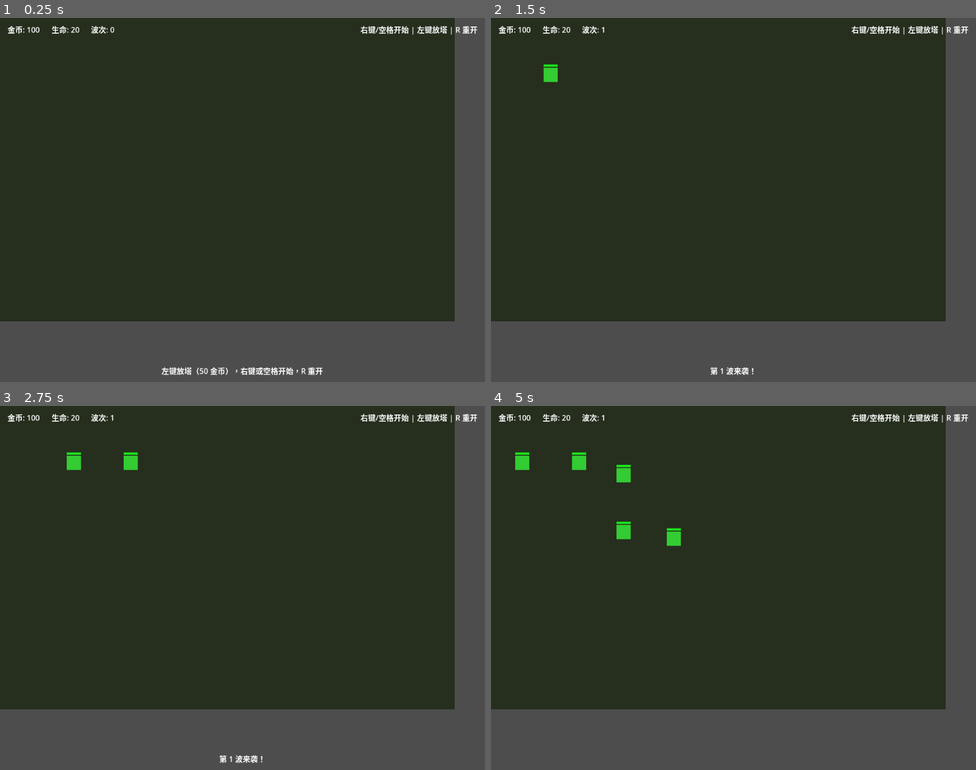
Above: before the commit, frames 1-4 (two rows, left to right).
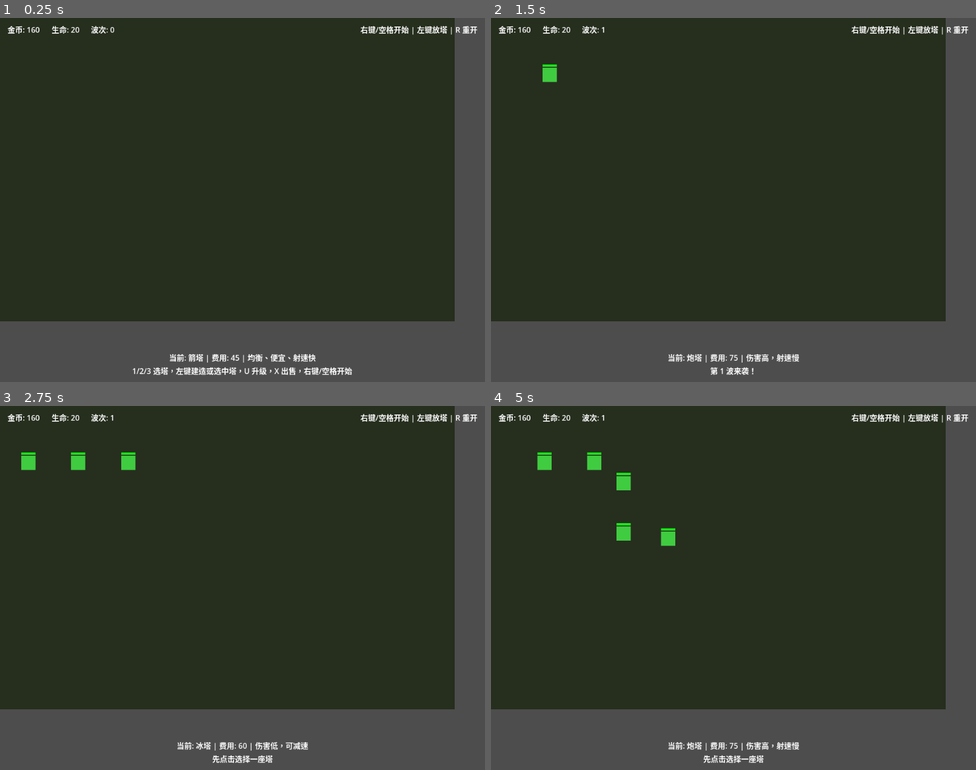
Above: after the commit, the same moments.

Repository: liang04/TowerDefense
Game: Godot game, scene res://scenes/main.tscn
Same seed, same stepped clock (60 frames per second), same inputs: the game is played once before the commit and once after it.
Inputs (mouse positions are in pixels of both pictures, inside the frame that each line leads up to):
- Up to frame 1 (0.25 s): no input
- Up to frame 2 (1.5 s): tap Enter at 0.5 s; move the mouse to (840, 181) at 0.52 s; tap 1 at 0.6 s; click (840, 181) at 0.67 s; tap Space at 0.77 s; tap 2 at 0.8, 1.35 s; move the mouse to (636, 218) at 1.27 s; click (636, 218) at 1.42 s
- Up to frame 3 (2.75 s): tap Space at 1.52 s; tap 3 at 1.55, 2.1 s; move the mouse to (291, 507) at 2.02 s; click (291, 507) at 2.17 s; tap U at 2.3 s
- Up to frame 4 (5 s): move the mouse to (709, 660) at 2.77 s; tap U at 2.85 s; click (709, 660) at 2.92 s; tap Space at 3.02, 3.77, 4.52 s; tap X at 3.05, 3.6 s; move the mouse to (879, 642) at 3.52 s; click (879, 642) at 3.67 s; tap 1 at 3.8, 4.35 s; move the mouse to (588, 533) at 4.27 s; click (588, 533) at 4.42 s; tap 2 at 4.55 s

The runs differ from the first frame. In frame 1, 1.0% of the frame differs, in the area x 6-73%, y 2-99%; in frame 2, 0.4%; in frame 3, 0.8%; in frame 4, 1.4%, in the area x 5-64%, y 2-99%.

Commit message:
Add first playable tower defense systems

Diff:
--- a/scenes/main.tscn
+++ b/scenes/main.tscn
@@ -47,7 +47,7 @@
 
 [node name="GoldLabel" type="Label" parent="HUD/MarginContainer/VBoxContainer/TopBar"]
 layout_mode = 2
-text = "金币: 100"
+text = "金币: 160"
 
 [node name="LivesLabel" type="Label" parent="HUD/MarginContainer/VBoxContainer/TopBar"]
 layout_mode = 2
@@ -69,6 +69,11 @@
 layout_mode = 2
 size_flags_vertical = 3
 
+[node name="InfoLabel" type="Label" parent="HUD/MarginContainer/VBoxContainer"]
+layout_mode = 2
+horizontal_alignment = 1
+text = "当前: 箭塔 | 费用: 45 | 均衡、便宜、射速快"
+
 [node name="MessageLabel" type="Label" parent="HUD/MarginContainer/VBoxContainer"]
 layout_mode = 2
 horizontal_alignment = 1
--- a/scripts/enemy.gd
+++ b/scripts/enemy.gd
@@ -5,12 +5,16 @@
 ## ---- 属性 ----
 var max_hp: int = 30
 var hp: int = 30
+var enemy_type: String = "grunt"
 var speed: float = 120.0     # 像素/秒
 var reward: int = 10         # 击杀金币奖励
+var body_color: Color = Color(0.2, 0.8, 0.2)
 
 ## ---- 内部状态 ----
 var _waypoints: PackedVector2Array = []
 var _current_wp_index: int = 0
+var _slow_timer: float = 0.0
+var _slow_multiplier: float = 1.0
 
 ## ---- 生命周期 ----
 func _ready() -> void:
@@ -24,9 +28,13 @@
 	if _current_wp_index >= _waypoints.size():
 		return
 
+	_slow_timer = maxf(_slow_timer - delta, 0.0)
+	if _slow_timer <= 0.0:
+		_slow_multiplier = 1.0
+
 	var target := _waypoints[_current_wp_index]
 	var direction := (target - global_position).normalized()
-	var move_distance := speed * delta
+	var move_distance := speed * _slow_multiplier * delta
 	var distance_to_target := global_position.distance_to(target)
 
 	if move_distance >= distance_to_target:
@@ -47,6 +55,23 @@
 	hp -= damage
 	if hp <= 0:
 		_on_killed()
+
+func apply_slow(multiplier: float, duration: float) -> void:
+	if duration <= 0.0:
+		return
+	_slow_multiplier = minf(_slow_multiplier, clampf(multiplier, 0.2, 1.0))
+	_slow_timer = maxf(_slow_timer, duration)
+	queue_redraw()
+
+func setup(data: Dictionary) -> void:
+	enemy_type = String(data.get("type", "grunt"))
+	max_hp = int(data.get("hp", max_hp))
+	hp = max_hp
+	speed = float(data.get("speed", speed))
+	reward = int(data.get("reward", reward))
+	var color_value = data.get("color", body_color)
+	if color_value is Color:
+		body_color = color_value
 
 func get_path_progress() -> float:
 	if _waypoints.is_empty():
@@ -84,13 +109,15 @@
 	var color: Color
 
 	if hp > max_hp * 0.6:
-		color = Color(0.2, 0.8, 0.2)   # 绿：健康
+		color = body_color
 	elif hp > max_hp * 0.3:
 		color = Color(0.9, 0.8, 0.1)   # 黄：中等
 	else:
 		color = Color(0.9, 0.2, 0.2)   # 红：危险
 
 	draw_rect(rect, color)
+	if _slow_timer > 0.0:
+		draw_rect(Rect2(-18, -18, 36, 36), Color(0.4, 0.85, 1.0, 0.35), false, 2.0)
 
 	# 血量条背景
 	var bar_bg := Rect2(-15, -22, 30, 5)
--- a/scripts/game_manager.gd
+++ b/scripts/game_manager.gd
@@ -8,6 +8,7 @@
 signal game_over
 signal wave_started(wave_num: int)
 signal wave_completed(wave_num: int)
+signal tower_selection_changed(tower_type: String)
 
 ## ---- 常量 ----
 const CELL_SIZE := 80       # 网格单元像素大小
@@ -15,17 +16,54 @@
 const GRID_ROWS := 8        # 地图行数（高）
 
 ## ---- 初始值 ----
-const STARTING_GOLD := 100
+const STARTING_GOLD := 160
 const STARTING_LIVES := 20
-const TOWER_COST := 50
+
+var tower_configs: Dictionary = {
+	"arrow": {
+		"name": "箭塔",
+		"cost": 45,
+		"damage": 9,
+		"range": 170.0,
+		"cooldown": 0.65,
+		"slow_multiplier": 1.0,
+		"slow_duration": 0.0,
+		"color": Color(0.2, 0.45, 0.95),
+		"description": "均衡、便宜、射速快",
+	},
+	"cannon": {
+		"name": "炮塔",
+		"cost": 75,
+		"damage": 24,
+		"range": 145.0,
+		"cooldown": 1.25,
+		"slow_multiplier": 1.0,
+		"slow_duration": 0.0,
+		"color": Color(0.9, 0.35, 0.18),
+		"description": "伤害高，射速慢",
+	},
+	"frost": {
+		"name": "冰塔",
+		"cost": 60,
+		"damage": 5,
+		"range": 155.0,
+		"cooldown": 0.9,
+		"slow_multiplier": 0.55,
+		"slow_duration": 1.4,
+		"color": Color(0.25, 0.75, 0.95),
+		"description": "伤害低，可减速",
+	},
+}
 
 ## ---- 状态 ----
 var gold: int = STARTING_GOLD
 var lives: int = STARTING_LIVES
 var is_game_over: bool = false
+var selected_tower_type: String = "arrow"
 
 ## 网格占用表：key = Vector2i(列, 行), value = true 表示已占用
 var occupied_cells: Dictionary = {}
+var towers_by_cell: Dictionary = {}
 
 ## 路径格子集合（不可放塔）
 var path_cells: Dictionary = {}
@@ -69,8 +107,9 @@
 ## ---- 公共方法 ----
 
 ## 尝试在指定网格位置放塔，成功返回 true
-func try_place_tower(grid_col: int, grid_row: int, cost: int) -> bool:
-	var cell := Vector2i(grid_col, grid_row)
+func try_place_tower(grid_col: int, grid_row: int, tower_type: String) -> bool:
+	var cell := Vector2i(grid_col, grid_row)
+	var cost := get_tower_cost(tower_type)
 
 	if is_game_over:
 		return false
@@ -85,6 +124,22 @@
 	occupied_cells[cell] = true
 	gold_changed.emit(gold)
 	return true
+
+func register_tower(grid_col: int, grid_row: int, tower: Node) -> void:
+	var cell := Vector2i(grid_col, grid_row)
+	towers_by_cell[cell] = tower
+
+func remove_tower(grid_col: int, grid_row: int) -> void:
+	var cell := Vector2i(grid_col, grid_row)
+	occupied_cells.erase(cell)
+	towers_by_cell.erase(cell)
+
+func get_tower_at(grid_col: int, grid_row: int) -> Node:
+	var cell := Vector2i(grid_col, grid_row)
+	var tower = towers_by_cell.get(cell, null)
+	if tower is Node:
+		return tower
+	return null
 
 ## 检查某格子是否可放塔
 func can_place_tower(grid_col: int, grid_row: int) -> bool:
@@ -92,6 +147,30 @@
 	return cell not in occupied_cells and cell not in path_cells \
 		and grid_col >= 0 and grid_col < GRID_COLS \
 		and grid_row >= 0 and grid_row < GRID_ROWS
+
+func can_afford(amount: int) -> bool:
+	return gold >= amount
+
+func spend_gold(amount: int) -> bool:
+	if gold < amount:
+		return false
+	gold -= amount
+	gold_changed.emit(gold)
+	return true
+
+func get_tower_config(tower_type: String) -> Dictionary:
+	if tower_type in tower_configs:
+		return tower_configs[tower_type]
+	return tower_configs["arrow"]
+
+func get_tower_cost(tower_type: String) -> int:
+	return int(get_tower_config(tower_type)["cost"])
+
+func set_selected_tower_type(tower_type: String) -> void:
+	if not (tower_type in tower_configs):
+		return
+	selected_tower_type = tower_type
+	tower_selection_changed.emit(selected_tower_type)
 
 ## 网格坐标转像素坐标（格子中心）
 func grid_to_pixel(grid_col: int, grid_row: int) -> Vector2:
@@ -131,6 +210,9 @@
 	lives = STARTING_LIVES
 	is_game_over = false
 	occupied_cells.clear()
+	towers_by_cell.clear()
+	selected_tower_type = "arrow"
 	_init_path()
 	gold_changed.emit(gold)
 	lives_changed.emit(lives)
+	tower_selection_changed.emit(selected_tower_type)
--- a/scripts/hud.gd
+++ b/scripts/hud.gd
@@ -12,6 +12,7 @@
 @onready var gold_label: Label = $MarginContainer/VBoxContainer/TopBar/GoldLabel
 @onready var lives_label: Label = $MarginContainer/VBoxContainer/TopBar/LivesLabel
 @onready var wave_label: Label = $MarginContainer/VBoxContainer/TopBar/WaveLabel
+@onready var info_label: Label = $MarginContainer/VBoxContainer/InfoLabel
 @onready var message_label: Label = $MarginContainer/VBoxContainer/MessageLabel
 
 ## ---- 生命周期 ----
@@ -22,6 +23,7 @@
 	GameManager.wave_started.connect(_on_wave_started)
 	GameManager.wave_completed.connect(_on_wave_completed)
 	GameManager.game_over.connect(_on_game_over)
+	GameManager.tower_selection_changed.connect(_on_tower_selection_changed)
 
 	# 初始化显示
 	_update_all()
@@ -32,7 +34,8 @@
 	gold_label.text = "金币: %d" % GameManager.gold
 	lives_label.text = "生命: %d" % GameManager.lives
 	wave_label.text = "波次: 0"
-	message_label.text = "左键放塔（%d 金币），右键或空格开始，R 重开" % GameManager.TOWER_COST
+	_update_selected_tower_text()
+	message_label.text = "1/2/3 选塔，左键建造或选中塔，U 升级，X 出售，右键/空格开始"
 
 func _on_gold_changed(new_gold: int) -> void:
 	gold_label.text = "金币: %d" % new_gold
@@ -50,11 +53,42 @@
 func _on_game_over() -> void:
 	show_message("游戏结束！按 R 重开", true)
 
+func _on_tower_selection_changed(_tower_type: String) -> void:
+	_update_selected_tower_text()
+
+func _update_selected_tower_text() -> void:
+	var config := GameManager.get_tower_config(GameManager.selected_tower_type)
+	info_label.text = "当前: %s | 费用: %d | %s" % [
+		String(config["name"]),
+		GameManager.get_tower_cost(GameManager.selected_tower_type),
+		String(config["description"]),
+	]
+
+func show_tower_details(tower: Node) -> void:
+	if not tower or not is_instance_valid(tower):
+		_update_selected_tower_text()
+		return
+
+	var upgrade_text := "满级"
+	if tower.call("can_upgrade"):
+		upgrade_text = "升级: %d 金币" % int(tower.call("get_upgrade_cost"))
+
+	info_label.text = "选中: %s | %s | 出售: %d 金币" % [
+		String(tower.call("get_display_name")),
+		upgrade_text,
+		int(tower.call("get_sell_value")),
+	]
+
 func show_message(text: String, persistent: bool = false) -> void:
 	message_label.text = text
 	if persistent:
 		return
 
-	await get_tree().create_timer(MESSAGE_TIME).timeout
+	if not is_inside_tree():
+		return
+	var tree := get_tree()
+	await tree.create_timer(MESSAGE_TIME).timeout
+	if not is_inside_tree():
+		return
 	if message_label.text == text:
 		message_label.text = ""
--- a/scripts/main.gd
+++ b/scripts/main.gd
@@ -13,6 +13,8 @@
 ## ---- 状态 ----
 var _hover_cell: Vector2i = Vector2i(-1, -1)  # 鼠标悬停的格子
 var _game_started: bool = false
+var _selected_tower: Node = null
+var _selected_cell: Vector2i = Vector2i(-1, -1)
 
 ## ---- 生命周期 ----
 func _ready() -> void:
@@ -39,6 +41,16 @@
 	if event is InputEventKey and event.pressed and not event.echo:
 		if event.keycode == KEY_SPACE:
 			_start_game()
+		elif event.keycode == KEY_1:
+			_select_tower_type("arrow")
+		elif event.keycode == KEY_2:
+			_select_tower_type("cannon")
+		elif event.keycode == KEY_3:
+			_select_tower_type("frost")
+		elif event.keycode == KEY_U:
+			_upgrade_selected_tower()
+		elif event.keycode == KEY_X:
+			_sell_selected_tower()
 		elif event.keycode == KEY_R and GameManager.is_game_over:
 			_restart_game()
 
@@ -48,11 +60,64 @@
 	var col := _hover_cell.x
 	var row := _hover_cell.y
 
-	if GameManager.try_place_tower(col, row, GameManager.TOWER_COST):
+	var existing_tower := GameManager.get_tower_at(col, row)
+	if existing_tower:
+		_select_existing_tower(existing_tower, Vector2i(col, row))
+		return
+
+	if GameManager.try_place_tower(col, row, GameManager.selected_tower_type):
 		var tower: Node2D = _tower_scene.instantiate()
+		tower.call("setup", GameManager.selected_tower_type, Vector2i(col, row))
 		tower.global_position = GameManager.grid_to_pixel(col, row)
 		towers_container.add_child(tower)
+		GameManager.register_tower(col, row, tower)
+		_select_existing_tower(tower, Vector2i(col, row))
 		queue_redraw()
+
+func _select_tower_type(tower_type: String) -> void:
+	GameManager.set_selected_tower_type(tower_type)
+	_selected_tower = null
+	_selected_cell = Vector2i(-1, -1)
+	hud.call("show_tower_details", null)
+	queue_redraw()
+
+func _select_existing_tower(tower: Node, cell: Vector2i) -> void:
+	_selected_tower = tower
+	_selected_cell = cell
+	hud.call("show_tower_details", tower)
+	queue_redraw()
+
+func _upgrade_selected_tower() -> void:
+	if not _selected_tower or not is_instance_valid(_selected_tower):
+		hud.call("show_message", "先点击选择一座塔")
+		return
+	if not _selected_tower.call("can_upgrade"):
+		hud.call("show_message", "这座塔已经满级")
+		return
+
+	var cost := int(_selected_tower.call("get_upgrade_cost"))
+	if not GameManager.spend_gold(cost):
+		hud.call("show_message", "金币不足，升级需要 %d" % cost)
+		return
+
+	_selected_tower.call("upgrade")
+	hud.call("show_tower_details", _selected_tower)
+	queue_redraw()
+
+func _sell_selected_tower() -> void:
+	if not _selected_tower or not is_instance_valid(_selected_tower):
+		hud.call("show_message", "先点击选择一座塔")
+		return
+
+	var refund := int(_selected_tower.call("get_sell_value"))
+	GameManager.add_gold(refund)
+	GameManager.remove_tower(_selected_cell.x, _selected_cell.y)
+	_selected_tower.queue_free()
+	_selected_tower = null
+	_selected_cell = Vector2i(-1, -1)
+	hud.call("show_tower_details", null)
+	hud.call("show_message", "出售成功，返还 %d 金币" % refund)
+	queue_redraw()
 
 func _start_game() -> void:
 	if _game_started or GameManager.is_game_over:
@@ -106,7 +171,7 @@
 		return
 
 	var can_place := GameManager.can_place_tower(_hover_cell.x, _hover_cell.y)
-	var can_afford := GameManager.gold >= GameManager.TOWER_COST
+	var can_afford := GameManager.gold >= GameManager.get_tower_cost(GameManager.selected_tower_type)
 	var color := Color(0.2, 0.9, 0.2, 0.3) if can_place and can_afford else Color(0.9, 0.2, 0.2, 0.3)
 
 	var rect := Rect2(
@@ -117,6 +182,15 @@
 	)
 	draw_rect(rect, color)
 
+	if _selected_cell.x >= 0:
+		var selected_rect := Rect2(
+			_selected_cell.x * GameManager.CELL_SIZE + 3,
+			_selected_cell.y * GameManager.CELL_SIZE + 3,
+			GameManager.CELL_SIZE - 6,
+			GameManager.CELL_SIZE - 6
+		)
+		draw_rect(selected_rect, Color(1.0, 0.95, 0.35, 0.9), false, 3.0)
+
 ## ---- 游戏结束 ----
 
 func _on_game_over() -> void:
--- a/scripts/tower.gd
+++ b/scripts/tower.gd
@@ -3,9 +3,18 @@
 extends Node2D
 
 ## ---- 属性 ----
+var tower_type: String = "arrow"
+var tower_name: String = "箭塔"
+var level: int = 1
+var max_level: int = 3
+var grid_cell: Vector2i = Vector2i.ZERO
+var total_spent: int = 0
 var attack_damage: int = 10
 var attack_range: float = 160.0   # 像素
 var attack_cooldown: float = 1.0  # 秒
+var slow_multiplier: float = 1.0
+var slow_duration: float = 0.0
+var body_color: Color = Color(0.2, 0.45, 0.95)
 
 ## ---- 内部状态 ----
 var _cooldown_timer: float = 0.0
@@ -17,10 +26,7 @@
 
 ## ---- 生命周期 ----
 func _ready() -> void:
-	# 配置攻击范围碰撞体
-	var shape := CircleShape2D.new()
-	shape.radius = attack_range
-	attack_area.get_node("CollisionShape2D").shape = shape
+	_apply_config()
 
 func _process(delta: float) -> void:
 	_cooldown_timer = maxf(_cooldown_timer - delta, 0.0)
@@ -70,15 +76,72 @@
 func _attack(target: Node2D) -> void:
 	if target.has_method("take_damage"):
 		target.call("take_damage", attack_damage)
+		if slow_duration > 0.0 and target.has_method("apply_slow"):
+			target.call("apply_slow", slow_multiplier, slow_duration)
 		_shot_flash_timer = 0.12
+
+func setup(new_tower_type: String, new_grid_cell: Vector2i) -> void:
+	tower_type = new_tower_type
+	grid_cell = new_grid_cell
+	level = 1
+	total_spent = GameManager.get_tower_cost(tower_type)
+	_apply_config()
+
+func can_upgrade() -> bool:
+	return level < max_level
+
+func get_upgrade_cost() -> int:
+	if not can_upgrade():
+		return 0
+	var base_cost := GameManager.get_tower_cost(tower_type)
+	return int(round(float(base_cost) * (0.65 + float(level) * 0.35)))
+
+func upgrade() -> bool:
+	if not can_upgrade():
+		return false
+	var cost := get_upgrade_cost()
+	level += 1
+	total_spent += cost
+	_apply_config()
+	_shot_flash_timer = 0.2
+	return true
+
+func get_sell_value() -> int:
+	return int(round(float(total_spent) * 0.6))
+
+func get_display_name() -> String:
+	return "%s Lv.%d" % [tower_name, level]
+
+func _apply_config() -> void:
+	var config := GameManager.get_tower_config(tower_type)
+	var level_scale := 1.0 + float(level - 1) * 0.45
+	var range_bonus := float(level - 1) * 14.0
+	var cooldown_scale := 1.0 - float(level - 1) * 0.12
+
+	tower_name = String(config["name"])
+	attack_damage = int(round(float(config["damage"]) * level_scale))
+	attack_range = float(config["range"]) + range_bonus
+	attack_cooldown = maxf(float(config["cooldown"]) * cooldown_scale, 0.18)
+	slow_multiplier = float(config["slow_multiplier"])
+	slow_duration = float(config["slow_duration"])
+	var color_value = config["color"]
+	if color_value is Color:
+		body_color = color_value
+
+	if is_node_ready():
+		var shape := CircleShape2D.new()
+		shape.radius = attack_range
+		attack_area.get_node("CollisionShape2D").shape = shape
+	queue_redraw()
 
 ## ---- 绘制（用色块代替美术资源） ----
 func _draw() -> void:
 	# 塔身（蓝色方块）
 	var rect := Rect2(-25, -25, 50, 50)
-	var body_color := Color(0.2, 0.4, 0.9) if _shot_flash_timer <= 0.0 else Color(1.0, 0.85, 0.25)
-	draw_rect(rect, body_color)
+	var draw_color := body_color if _shot_flash_timer <= 0.0 else Color(1.0, 0.9, 0.25)
+	draw_rect(rect, draw_color)
 	draw_rect(Rect2(-12, -35, 24, 14), Color(0.12, 0.18, 0.35))
+	draw_circle(Vector2(0, 0), 5.0 + float(level) * 2.0, Color(1, 1, 1, 0.75))
 
 	draw_arc(Vector2.ZERO, attack_range, 0, TAU, 64, Color(0.35, 0.55, 1.0, 0.18), 1.0)
 
--- a/scripts/wave_spawner.gd
+++ b/scripts/wave_spawner.gd
@@ -7,13 +7,28 @@
 
 ## ---- 波次配置 ----
 ## 后续规模变大时可改为 Resource 或 JSON 加载
-## 每波：[敌人数量, 生成间隔, 敌人血量, 敌人速度]
+## groups 中每组：[数量, 生成间隔, 类型, 血量, 速度, 奖励]
 var waves: Array[Dictionary] = [
-	{"count": 5,  "interval": 1.0, "hp": 30,  "speed": 120.0, "reward": 10},  # 第1波：简单
-	{"count": 8,  "interval": 0.8, "hp": 45,  "speed": 120.0, "reward": 10},  # 第2波：多了
-	{"count": 6,  "interval": 1.0, "hp": 60,  "speed": 150.0, "reward": 12},  # 第3波：更快更强
-	{"count": 10, "interval": 0.6, "hp": 50,  "speed": 130.0, "reward": 10},  # 第4波：数量压力
-	{"count": 5,  "interval": 1.2, "hp": 120, "speed": 100.0, "reward": 20},  # 第5波：精英怪
+	{"groups": [
+		{"count": 5, "interval": 0.9, "type": "grunt", "hp": 30, "speed": 118.0, "reward": 10, "color": Color(0.25, 0.8, 0.25)},
+	]},
+	{"groups": [
+		{"count": 6, "interval": 0.75, "type": "grunt", "hp": 42, "speed": 122.0, "reward": 10, "color": Color(0.25, 0.8, 0.25)},
+		{"count": 3, "interval": 0.55, "type": "runner", "hp": 24, "speed": 175.0, "reward": 12, "color": Color(0.95, 0.9, 0.25)},
+	]},
+	{"groups": [
+		{"count": 8, "interval": 0.7, "type": "runner", "hp": 32, "speed": 185.0, "reward": 13, "color": Color(0.95, 0.9, 0.25)},
+		{"count": 3, "interval": 1.0, "type": "tank", "hp": 120, "speed": 80.0, "reward": 22, "color": Color(0.62, 0.55, 0.48)},
+	]},
+	{"groups": [
+		{"count": 12, "interval": 0.45, "type": "grunt", "hp": 58, "speed": 130.0, "reward": 11, "color": Color(0.25, 0.8, 0.25)},
+		{"count": 4, "interval": 0.8, "type": "tank", "hp": 150, "speed": 85.0, "reward": 24, "color": Color(0.62, 0.55, 0.48)},
+	]},
+	{"groups": [
+		{"count": 8, "interval": 0.5, "type": "runner", "hp": 44, "speed": 195.0, "reward": 14, "color": Color(0.95, 0.9, 0.25)},
+		{"count": 6, "interval": 0.8, "type": "tank", "hp": 190, "speed": 90.0, "reward": 28, "color": Color(0.62, 0.55, 0.48)},
+		{"count": 8, "interval": 0.45, "type": "grunt", "hp": 75, "speed": 140.0, "reward": 13, "color": Color(0.25, 0.8, 0.25)},
+	]},
 ]
 
 ## ---- 预加载 ----
@@ -24,6 +39,7 @@
 var _enemies_alive: int = 0
 var _is_spawning: bool = false
 var _is_finished: bool = false
+var _current_group: int = 0
 
 ## ---- 节点引用 ----
 @onready var enemies_container: Node2D = get_node("../Enemies")
@@ -49,10 +65,11 @@
 	_is_spawning = true
 	_enemies_alive = 0
 	_spawned_count = 0
+	_current_group = 0
 	GameManager.notify_wave_started(_current_wave + 1)
 
-	var wave_data := waves[_current_wave]
-	spawn_timer.wait_time = wave_data["interval"]
+	var spawn_data := _get_current_spawn_data()
+	spawn_timer.wait_time = spawn_data["interval"]
 	spawn_timer.start()
 	_on_spawn_timer_timeout()
 
@@ -62,13 +79,11 @@
 	if GameManager.is_game_over:
 		return
 
-	var wave_data := waves[_current_wave]
+	var wave_data := _get_current_spawn_data()
 	var enemy := _enemy_scene.instantiate()
 
-	enemy.max_hp = wave_data["hp"]
-	enemy.hp = wave_data["hp"]
-	enemy.speed = wave_data["speed"]
-	enemy.reward = wave_data["reward"]
+	if enemy.has_method("setup"):
+		enemy.call("setup", wave_data)
 
 	enemies_container.add_child(enemy)
 	_enemies_alive += 1
@@ -86,14 +101,25 @@
 		_is_spawning = false
 		return
 
-	var wave_data := waves[_current_wave]
+	var wave_data := _get_current_spawn_data()
 	_spawn_enemy()
 	_spawned_count += 1
 
 	if _spawned_count >= wave_data["count"]:
-		spawn_timer.stop()
 		_spawned_count = 0
-		_is_spawning = false
+		_current_group += 1
+
+		var groups: Array = waves[_current_wave]["groups"]
+		if _current_group >= groups.size():
+			spawn_timer.stop()
+			_is_spawning = false
+		else:
+			var next_data := _get_current_spawn_data()
+			spawn_timer.wait_time = next_data["interval"]
+
+func _get_current_spawn_data() -> Dictionary:
+	var groups: Array = waves[_current_wave]["groups"]
+	return groups[_current_group]
 
 func _on_enemy_died() -> void:
 	_enemies_alive -= 1
@@ -104,5 +130,10 @@
 		GameManager.notify_wave_completed(_current_wave + 1)
 		_current_wave += 1
 		# 短暂延迟后开始下一波（给玩家准备时间）
-		await get_tree().create_timer(2.0).timeout
+		if not is_inside_tree():
+			return
+		var tree := get_tree()
+		await tree.create_timer(2.0).timeout
+		if not is_inside_tree():
+			return
 		start_next_wave()
Not shown, added: docs/game_design.md
